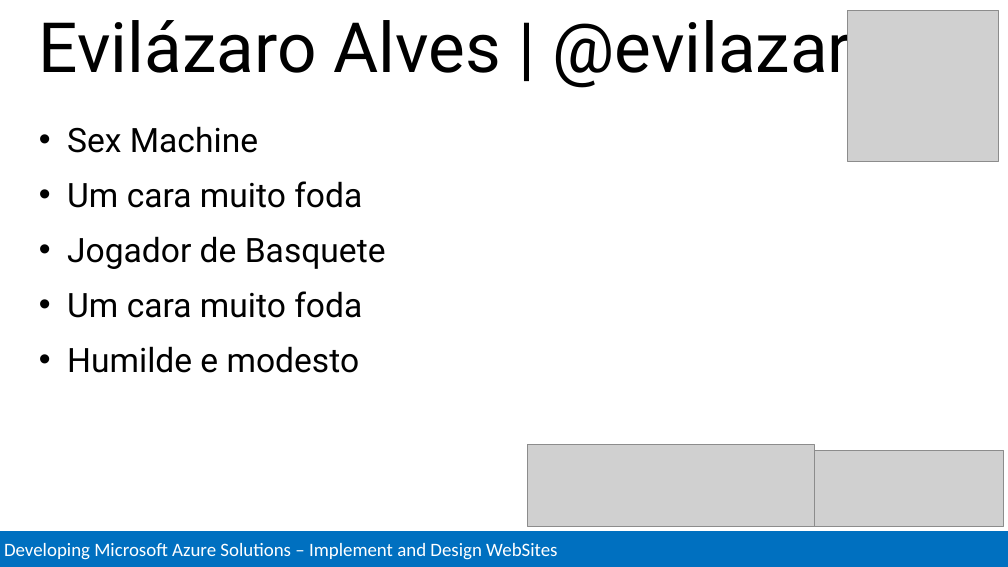
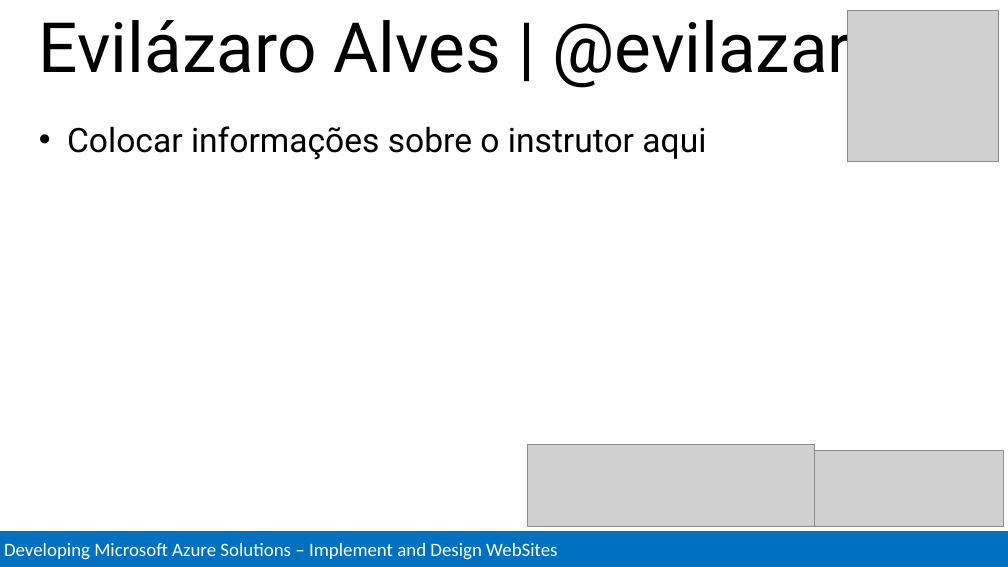
Before and after one commit to Evilazaro/MCSDAzureTraining, a slide deck: slide 2 of Implement and Design Websites/Implement and Design WebSites.pptx. Drawn at 1008x567 pixels with LibreOffice and Linux fonts; fonts in the diff are those of the drawing; grey boxes stand for pictures. Boxes give left, top, right and bottom in pixels: in the first picture for what was removed or moved away, otherwise in the second. Text is boxed around its words. In the diff, an @@ line names an element or a change of style, - is before the commit and + after.

Commit message:
Changes on instructor slide

```diff
--- a/Implement and Design Websites/Implement and Design WebSites.pptx
+++ b/Implement and Design Websites/Implement and Design WebSites.pptx
@@ text at (67,126,706,160): text changed @@
-• Sex Machine
-• Um cara muito foda
-• Jogador de Basquete
-• Um cara muito foda
-• Humilde e modesto
+• Colocar informações sobre o instrutor aqui
```
